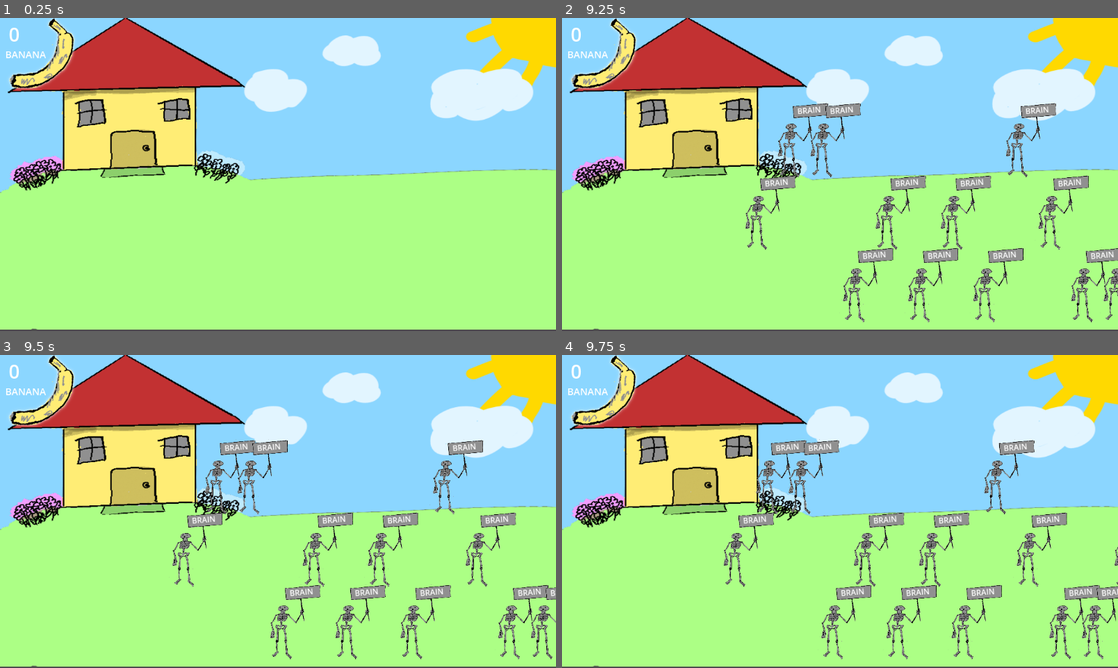
Above: before the commit, frames 1-4 (two rows, left to right).
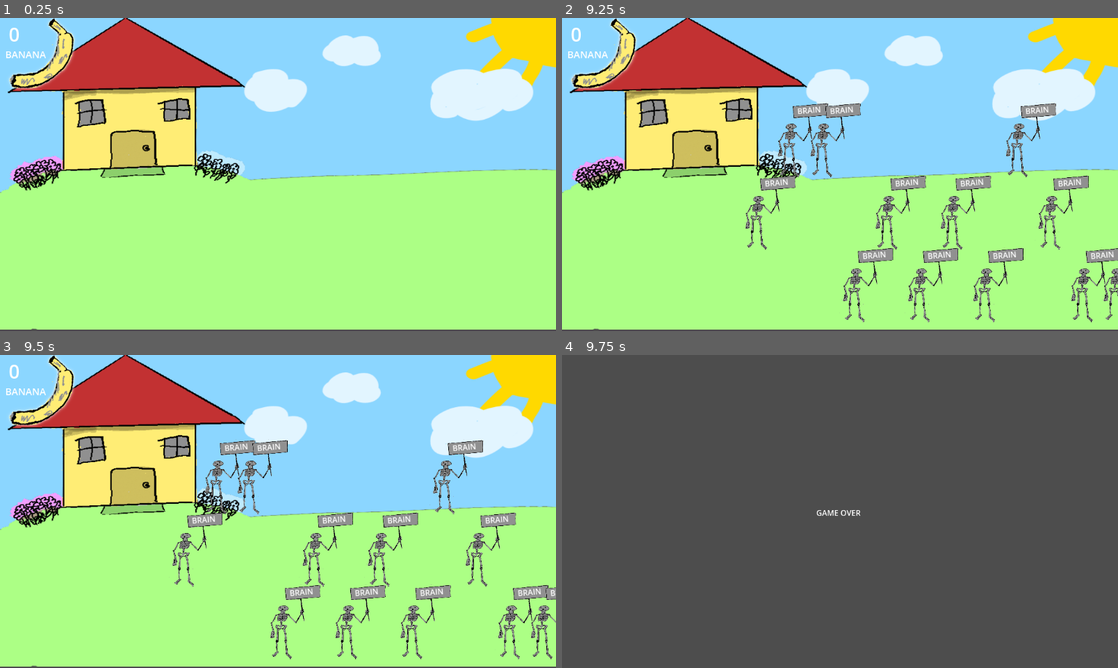
Above: after the commit, the same moments.

Repository: D0V4HKIIN/monkey-vs-zombies
Game: Godot game, scene res://main.tscn
Same seed, same stepped clock (60 frames per second), same inputs: the game is played once before the commit and once after it.
Inputs:
- Up to frame 1 (0.25 s): no input
- Up to frame 2 (9.25 s): tap Enter at 0.5 s; tap Z (zombie) every 0.75 s from 0.6 to 8.85 s
- Up to frame 3 (9.5 s): no input
- Up to frame 4 (9.75 s): tap Z (zombie) at 9.6 s

Frames 1-3 are identical in both runs. In frame 4, 99% of the frame differs, in the area x 0-100%, y 0-100%.

Commit message:
adjust death screen

Diff:
--- a/zombie.gd
+++ b/zombie.gd
@@ -11,7 +11,7 @@
 # Called every frame. 'delta' is the elapsed time since the previous frame.
 func _process(delta: float) -> void:
 	position.x -= delta * SPEED*3
-	if position.x <= -150:
+	if position.x <= 400:
 		game_over()
 
 func _unhandled_input(event):
